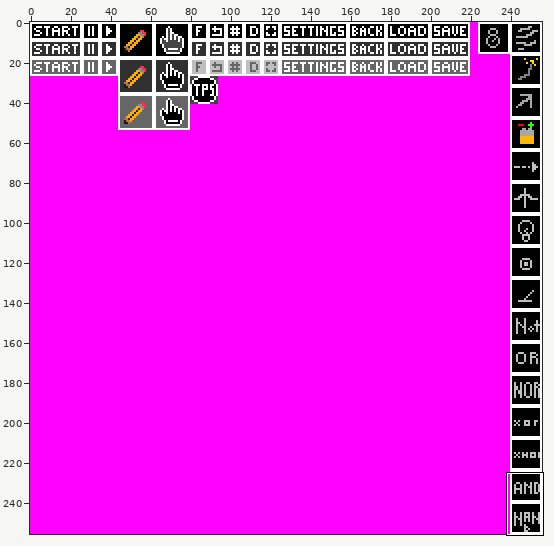
File history of a sprite sheet, CircuitGrid/res/images/gui_texture.png. Above: a wide view before the commit, with the close-up outlined.
Close-up. Before the commit:
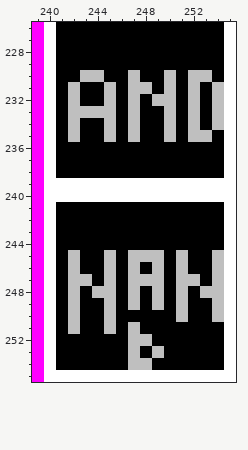
The file is 256x256 pixels. Colours within 5 levels of each other are drawn and written as one. Shown: x 239..255, y 226..255. The commit also changed other parts of the picture, which this record leaves out.
Once edited:
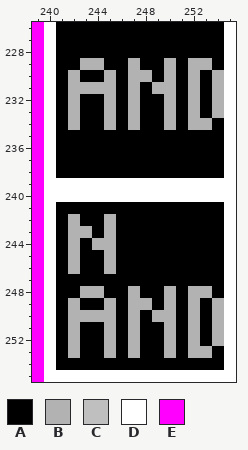
Palette (. is transparent): A #000000  B #b2b2b2  C #bfbfbf  D #ffffff  E #ff00ff
Difference:
Changed rows in their new state; - is an unchanged pixel.
first column x 242:
229 -BB--B--B-BB-
230 BAAB-BB-B-BAB
231 BBBB-BABB-B-B
232 B--B-B-AB-B-B
233 BAAB-B--B-B-B
234 B--B-B--B-BBA
235 A--A-A--A-AA-
first column x 242:
242 B--B---------
243 BB-B---------
244 B-BB---------
245 B--B-AAA-A--A
246 B--B-A-A-A--A
247 AA-A-AAA-AA-A
248 ABBA-B-ABABBA
249 B--B-BBABAB-B
250 BBBB-B-BBAB-B
251 B--B-B--B-B-B
252 B--B-BA-B-B-B
253 B--B-B-AB-BB-
254 -----AA------
Pixel boxes of the changes (left, top, right, bottom) in both close-ups:
changed: (68, 58, 224, 142)
changed: (68, 214, 224, 370)
